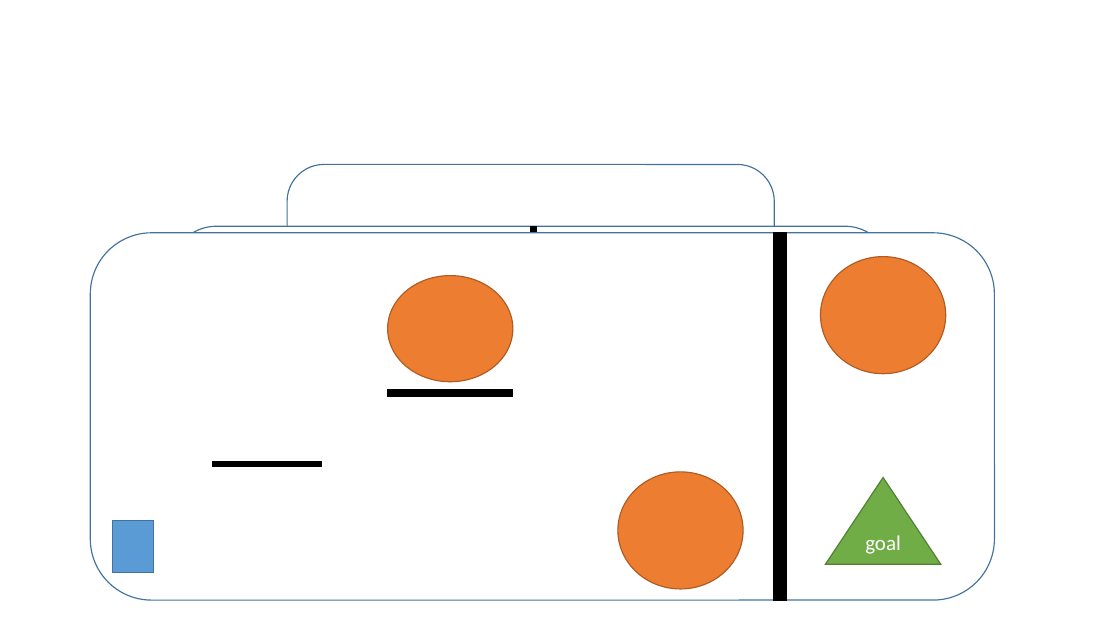
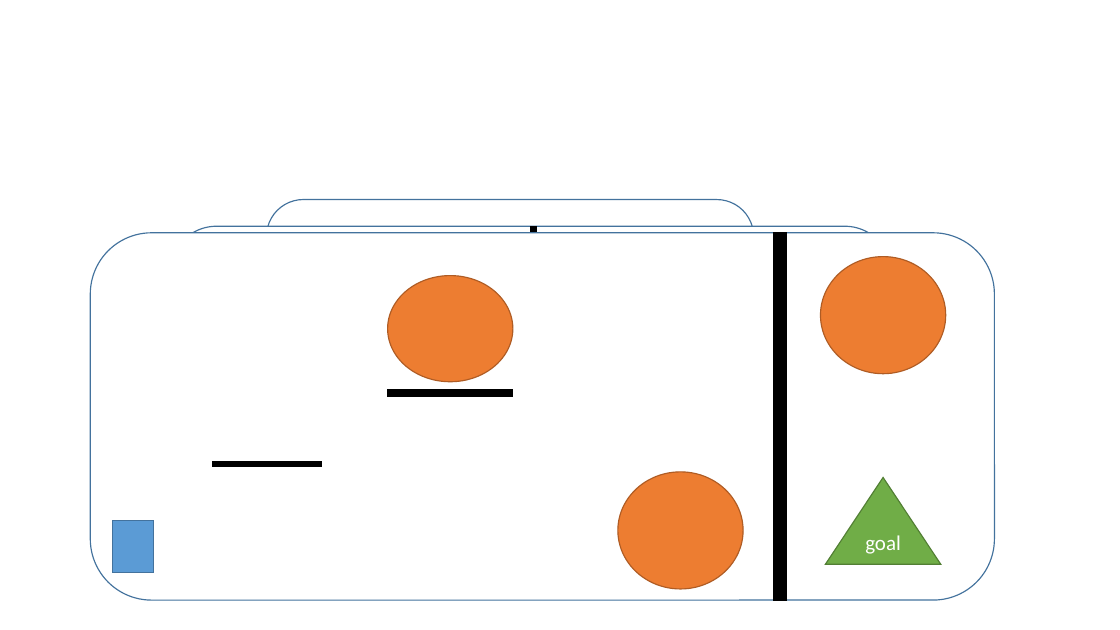
Before and after one commit to YangYang-Sam/Team-X-Masterpiece, a slide deck: slide 1 of Design/Veil Mechanic Example.pptx. Drawn at 1120x630 pixels with LibreOffice and Linux fonts; fonts in the diff are those of the drawing. Boxes give left, top, right and bottom in pixels: in the first picture for what was removed or moved away, otherwise in the second. Text is boxed around its words. In the diff, an @@ line names an element or a change of style, - is before the commit and + after.

Commit message:
Finished Powerpoint

```diff
--- a/Design/Veil Mechanic Example.pptx
+++ b/Design/Veil Mechanic Example.pptx
@@ rounded rectangle: place and size @@
-rounded rectangle at box(287, 165, 775, 386)
+rounded rectangle at box(266, 200, 754, 421)
```
Also in this commit, not shown: 7 slides added.
